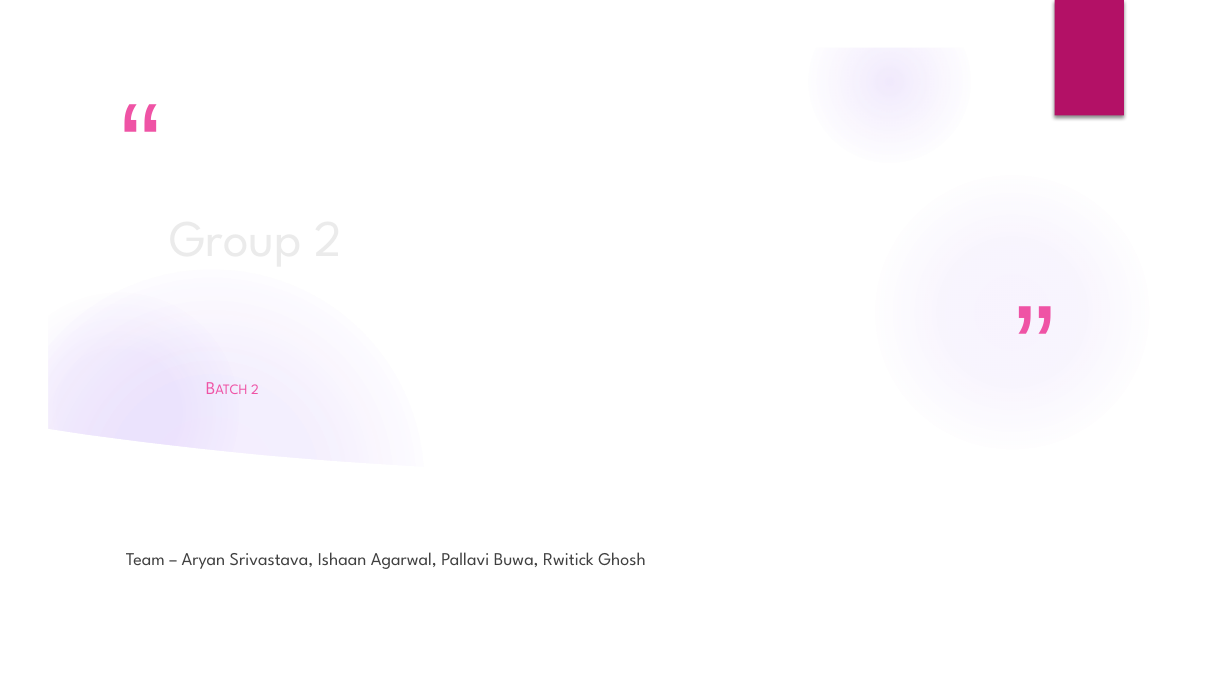
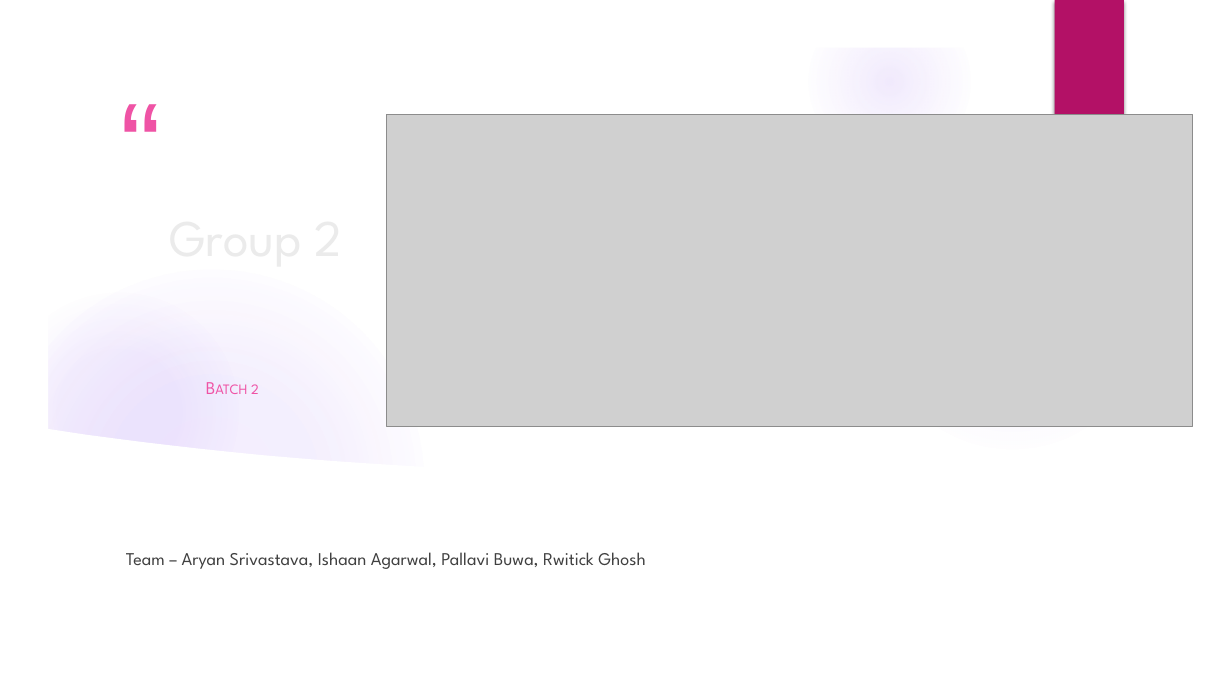
Before and after one commit to iAgar/dotNetTraining, a slide deck: slide 2 of presentation/ATM Banking Project.pptx. Drawn at 1232x693 pixels with LibreOffice and Linux fonts; fonts in the diff are those of the drawing; grey boxes stand for pictures; background and template pictures are left out. Boxes give left, top, right and bottom in pixels: in the first picture for what was removed or moved away, otherwise in the second. Text is boxed around its words. In the diff, an @@ line names an element or a change of style, - is before the commit and + after.

Commit message:
chore: update pptx

```diff
--- a/presentation/ATM Banking Project.pptx
+++ b/presentation/ATM Banking Project.pptx
@@ picture added at (386,114,1192,426) @@
@@ text removed at (999,264,1065,423) @@
-”
```
Also in this commit, not shown: 10 slides added, 1 slide removed, 13 other files.
